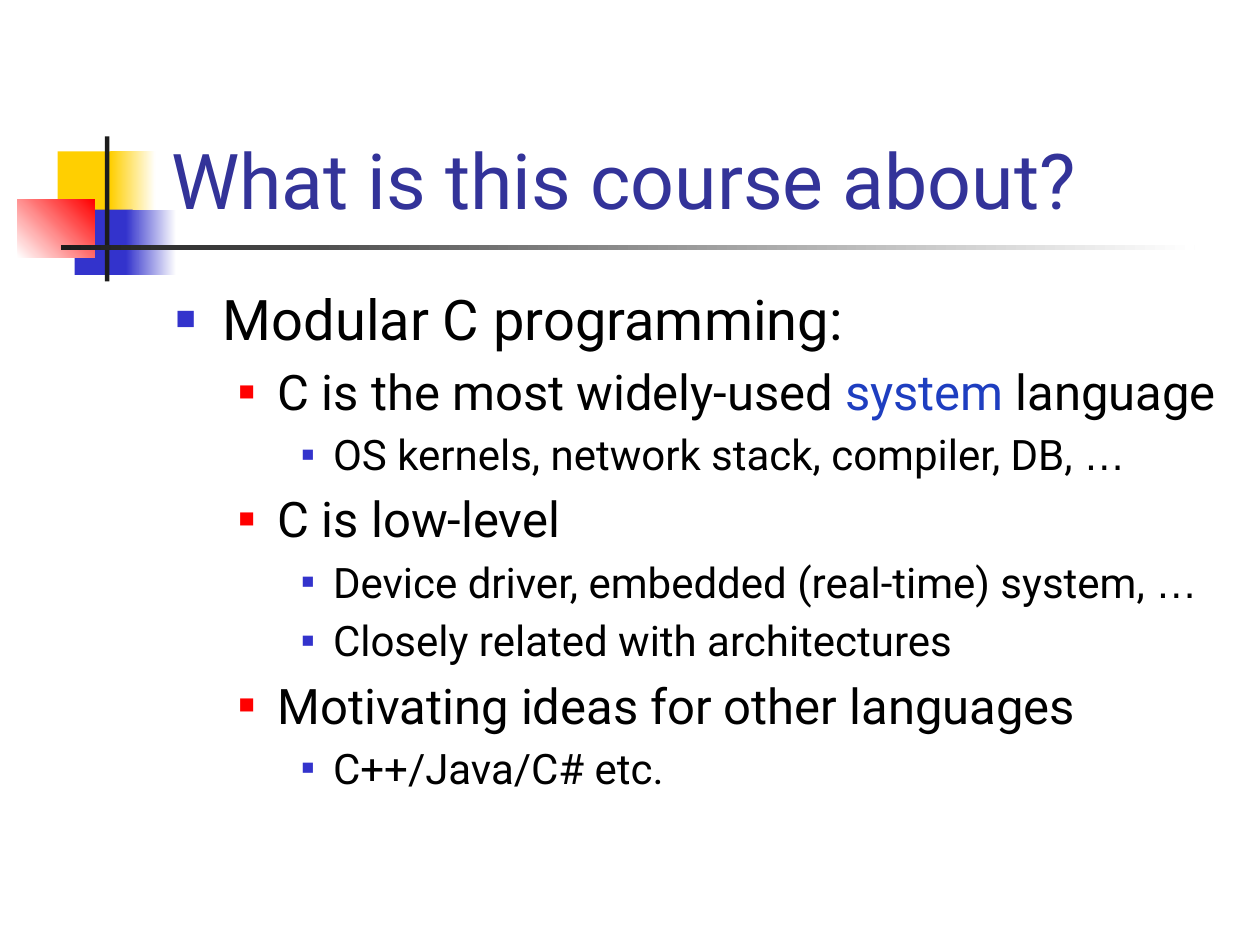
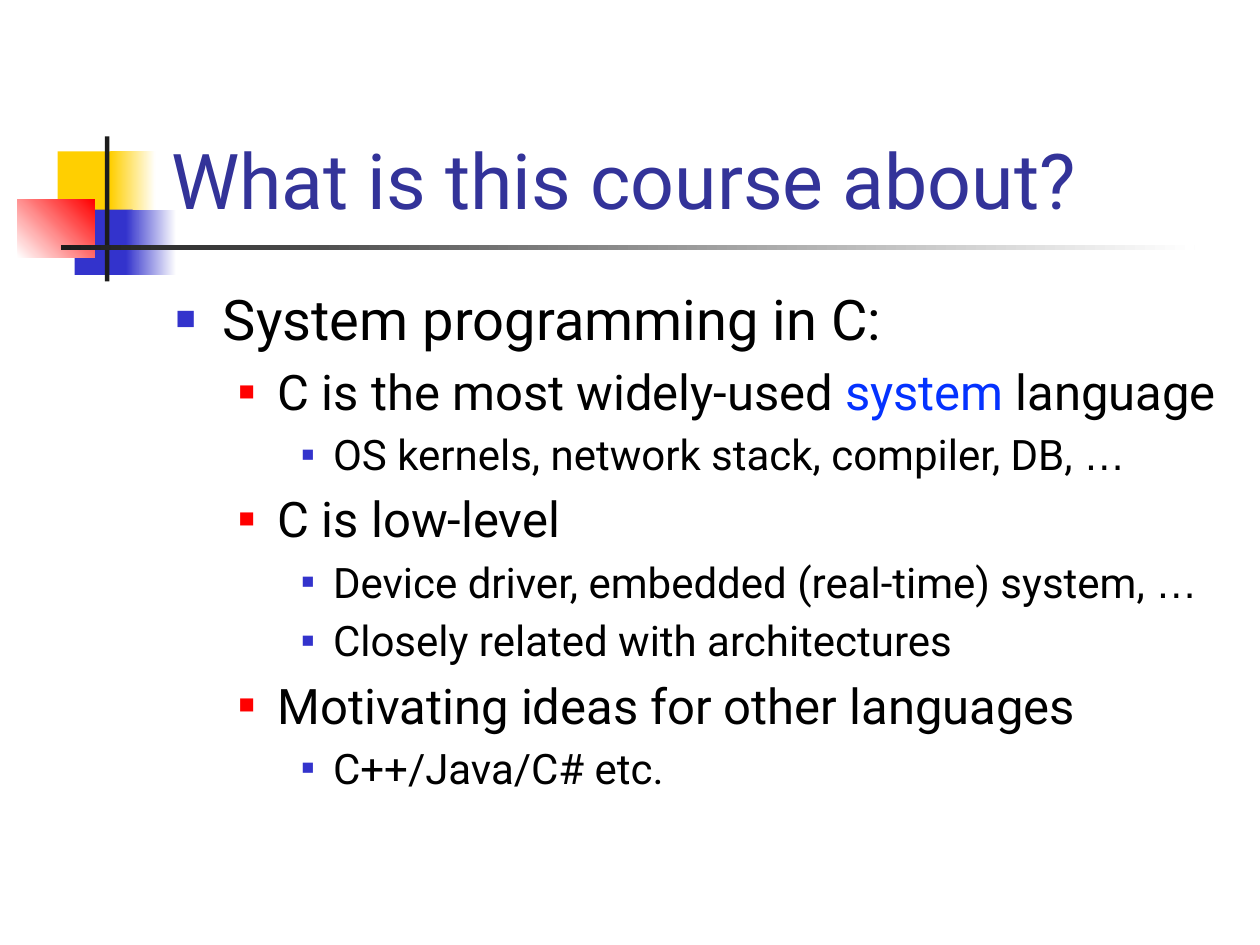
Before and after one commit to csslab-ustc/csslab-ustc.github.io, a slide deck: slide 4 of courses/sysprog/slides/lec01-overview.pptx. Drawn at 1260x945 pixels with LibreOffice and Linux fonts; fonts in the diff are those of the drawing. Boxes give left, top, right and bottom in pixels: in the first picture for what was removed or moved away, otherwise in the second. Text is boxed around its words. In the diff, an @@ line names an element or a change of style, - is before the commit and + after.

```diff
--- a/courses/sysprog/slides/lec01-overview.pptx
+++ b/courses/sysprog/slides/lec01-overview.pptx
@@ text at (223,299,881,352): text changed @@
-■ Modular C programming:
+■ System programming in C:
@@ text at (278,373,1216,421): text colour #1E3EC0 to #0432FF in "system" @@
```
Also in this commit, not shown: 9 other slides changed, 2 slides added, 1 slide removed, 28 other files.
